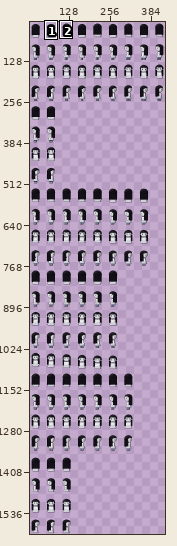
File history of a pixel-art file, hollow-acre/2d/tools/px/ase/ruth.ase. The picture above shows the old version from afar; the outline marks the close-up.
Close-up. Before the edit:
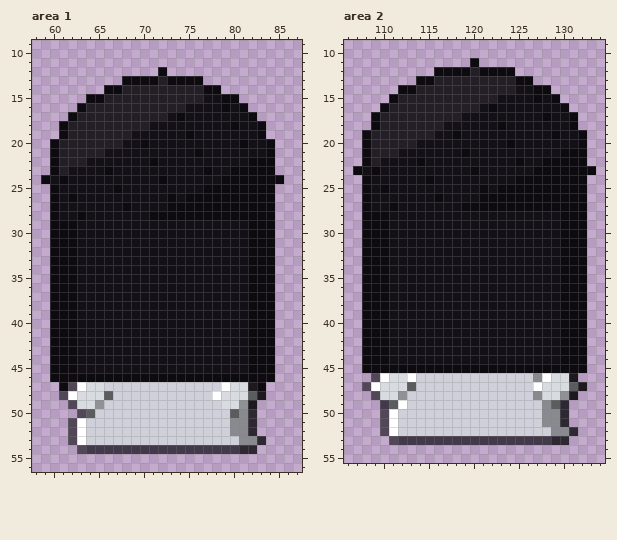
432x1600 pixels, 1 frame. Colours within 5 levels of each other are drawn and written as one. Shown: area 1: x 58..87, y 9..56; area 2: x 106..134, y 9..55. The wide view leaves out empty margins. The commit also changed other parts of the picture, which this record leaves out.
The same view after the edit:
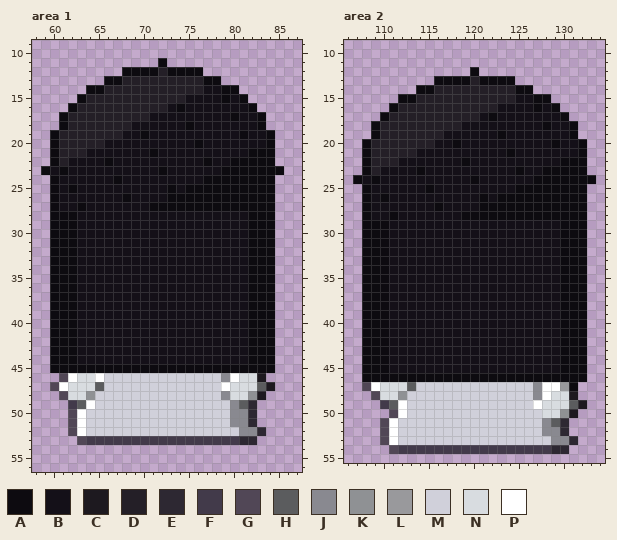
Palette (. is transparent): A #0d0b10  B #141018  C #1d191f  D #241f27  E #2d2832  F #423a4a  G #514756  H #5b5c5e  J #898990  K #8f9194  L #99999c  M #d0d0da  N #d8dce0  P #ffffff
Changes in this commit:
Changed rows in their new state; - is an unchanged pixel.
Area 1, layer "sheet":
first column x 59:
11 -------------A-------------
12 ---------AAAADAAAA---------
13 -------AADDDD-DDDDAA-------
14 -----AADD---------BBAA-----
15 ----ADD---------BB---BA----
16 ---AD---------BA----B-BA---
17 --AD--------BB-B-----A-BA--
18 ----------BB----A----B-----
19 -AD------B-A----B-----A-BA-
20 -------BB--B-----A----B----
21 -----BB-----A----B-----AA--
22 ---BB--A----B-----A--AA----
23 ABA----B-----A----B-A-----A
24 .AB-----A----B----AA------.
25 ---A----B-----A-AA---------
26 ---B-----A-----A-----------
27 ----A----B--AA-------------
28 --AAB-------BBBBBBBBBBB----
first column x 60:
45 ---AAAAAAAAAAAAAAAAAAA---
46 .GPNNPMMMMMMMMMMMMMJPNNC.
47 GPNN-H----------------NHC
48 --N-KMM-----------MJ--K--
49 --FHPM-------------MJHE--
50 --GPM---------------J----
52 --------------------M-JE-
53 --.GFFFFFFFFFFFFFFFFFEE.-
54 ---....................--
Area 2, layer "sheet":
first column x 107:
11 -------------.-------------
12 ---------....A....---------
13 -------..AAAA-AAAA..-------
14 -----..AA---------AA..-----
15 ----.AA---------DD---A.----
16 ---.A---------DD----A-A.---
17 --.A--------DD-A-----B-A.--
18 ----------DD----B----A-----
19 -.A------D-B----A-----B-A.-
20 -------DD--A-----B----A----
21 -----DD-----B----A-----BB--
22 ---DD--B----A-----B--BB----
23 .AD----A-----B----A-B-----.
24 ABA-----B----A----BB------A
25 ---B----A-----B-BB---------
26 ---A-----B-----B-----------
27 ----B----A--BB-------------
28 --BBA-------AAAAAAAAAAA----
first column x 108:
45 ---BBBBBBBBBBBBBBBBBBB---
46 AAAAAAAAAAAAAAAAAAAAAAAAA
47 -------------------JPPLA.
48 --------------------P-N--
49 -------------------PNNNHC
50 --.GP---------------NNKC-
51 ---------------------H---
52 --------------------J-E.-
53 --GPMMMMMMMMMMMMMMMMMJJE-
54 ---GFFFFFFFFFFFFFFFFFEE--
